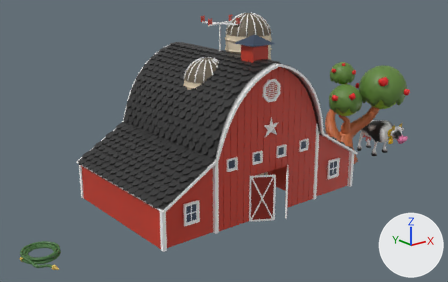
Two versions of the glTF model ggj-2026-unity/Assets/Models/Props/Jessie_Props.glb, one commit apart.
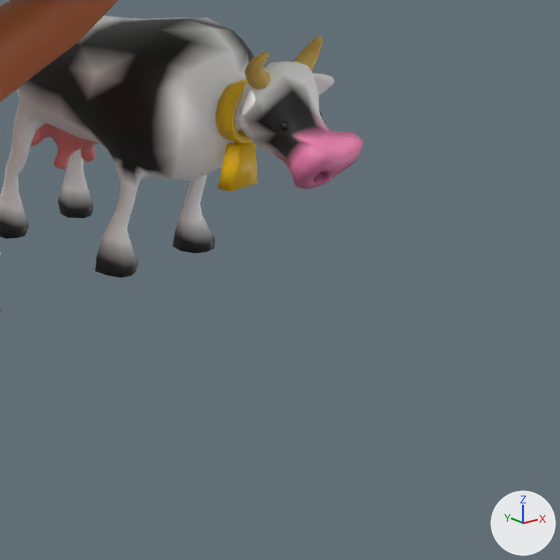
The first picture shows the older version from a 50 mm camera at (-8.33, -10.27, 5.43) aimed at (0.22, 0.41, 1.16). The close-ups show both versions on the part from 80% to 97% of the width and 42% to 69% of the height of that picture; other places that the commit changed are outside them. The axes (+X, +Y, +Z) are drawn at lower right. The lights are the same throughout.

The scene before the commit, as lines of its bpy script (objects in view):
```python
me_cow = bpy.data.meshes.new('cow')
me_cow.from_pydata(...)  # 2004 vertices, 3972 faces; spans x -0.33..0.33, y -1.06..0.58, z 0.0..0.96
me_cow.materials.append(mat_defaultmaterial_005)
me_tree = bpy.data.meshes.new('tree')
me_tree.from_pydata(...)  # 4176 vertices, 8272 faces; spans x -0.5..1.6, y -1.17..0.74, z 0.0..2.57
me_tree.materials.append(mat_defaultmaterial_003)
me_wheelbarrow = bpy.data.meshes.new('wheelbarrow')
me_wheelbarrow.from_pydata(...)  # 1756 vertices, 3480 faces; spans x -0.346..0.346, y -0.76..0.64, z -0.267..0.318
me_wheelbarrow.materials.append(mat_defaultmaterial_001)
ob_cow = bpy.data.objects.new('cow', me_cow)
ob_cow.location = (5.143, 0.0, 0.0)
ob_tree = bpy.data.objects.new('tree', me_tree)
ob_tree.location = (3.908, 0.0, 0.0)
ob_wheelbarrow = bpy.data.objects.new('wheelbarrow', me_wheelbarrow)
ob_wheelbarrow.location = (3.186, 0.0, 0.0)
```
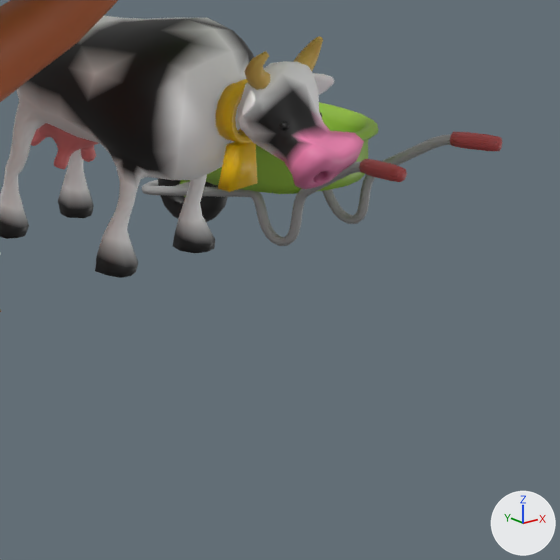
What the commit changed:
Object 'wheelbarrow' (ob_wheelbarrow) moves from (3.186, 0.0, 0.0) to (6.284, 0.0, 0.0).

Changed parts and their boxes [x1, y1, x2, y2] in the close-ups (560 x 560 px):
'wheelbarrow', moved (not visible before)
    after: [142, 102, 502, 246]
